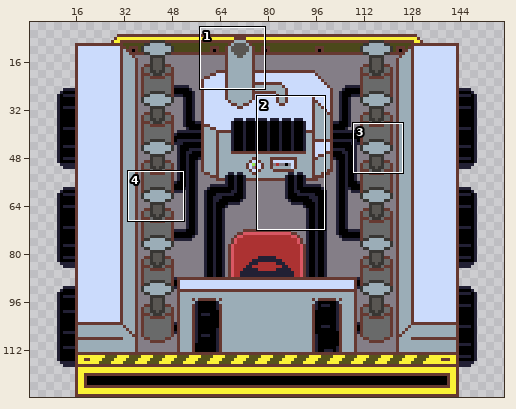
Pixel-art file -- Skettle/Assets/Sprites/Enemies/SawTruck.aseprite. The first picture is a wide view before the edit; the outline marks the close-up.
Close-up. Before:
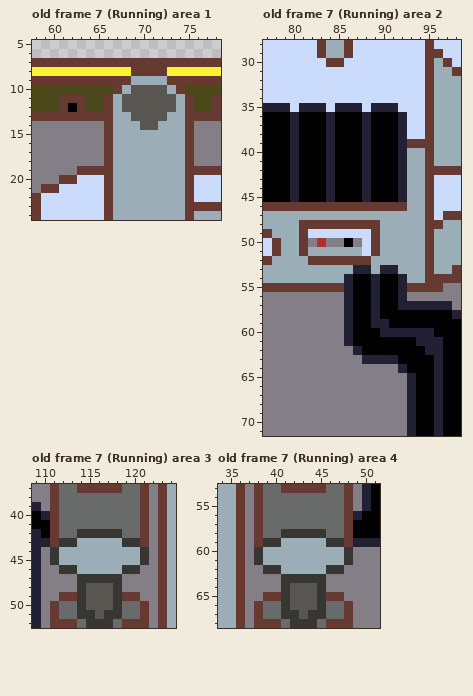
160x128 pixels, 7 frames. Shown: old frame 7 (Running) area 1: x 58..78, y 5..24; old frame 7 (Running) area 2: x 77..98, y 28..71; old frame 7 (Running) area 3: x 109..124, y 37..52; old frame 7 (Running) area 4: x 34..51, y 53..68. The wide view leaves out empty margins. The commit also changed other frames or places, which this record leaves out.
And afterwards:
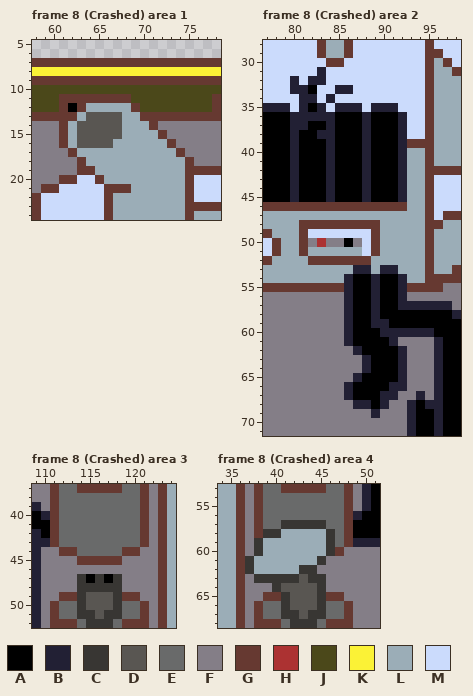
Palette (. is transparent): A #000000  B #222034  C #383633  D #595652  E #696a6a  F #847e87  G #663931  H #ac3232  J #4b481a  K #fbf236  L #9badb7  M #cbdbfc
A new or re-ordered frame is compared with the old frame closest to it.
From old to new:
frames 7 -> 8
Changed rows in their new state; - is an unchanged pixel.
Frame 8 (Crashed) area 1 is new; against old frame 7 (Running), layer "Engine":
first column x 61:
 8 --------KKKK---
 9 --------GGGG---
10 ------JJJJJJJJ-
11 ---GG-GGJJJJJJJ
12 ---LLL-LGJJJJJJ
13 --LDDDD-LGGGGG-
14 GLDDDDD--LGFFFF
15 GLDDDDD----GFFF
16 GLDDDD------GFF
17 -GLLLL-------GF
18 --GLLL---------
19 ----LL---------
20 ----GL---------
21 ------GG-------
Frame 8 (Crashed) area 2 is new; against old frame 7 (Running), layers "PistolLayer4", "Engine":
first column x 80:
31 ---B---
32 B-BB---
33 BBA--BB
34 -BB-B--
35 --A----
36 -BBB---
37 -B-----
38 ---B---
first column x 86:
61 -----BFFFF
62 ------BFFF
63 ---AAABFFF
64 --BAAA-FFF
65 -BAAAABFFF
66 BAAAABBFFF
67 BAAABB-FBF
68 -BBAB----B
69 ---B------
Frame 8 (Crashed) area 3 is new; against old frame 7 (Running), layer "PistolLayer4":
first column x 111:
42 ---EEEEE---
43 -EEEEEEEEE-
44 FGGEEEEEGGF
45 FFFGGGGGFFF
46 -FFFFFFFFF-
47 ----A-A----
48 ----CCC----
Frame 8 (Crashed) area 4 is new; against old frame 7 (Running), layer "PistolLayer3":
first column x 37:
57 ----CCCCC---
58 --CCLLLLLC--
59 -CLL------E-
60 ---------CGF
61 CL------CFFF
62 CLLL--CCFFF-
63 -CCC--D-----
64 ---CD-------
Pixel boxes of the changes (left, top, right, bottom) in both close-ups:
changed: (59, 67, 194, 193)
changed: (290, 67, 353, 139)
changed: (344, 337, 434, 418)
changed: (50, 529, 149, 592)
changed: (245, 520, 353, 592)
